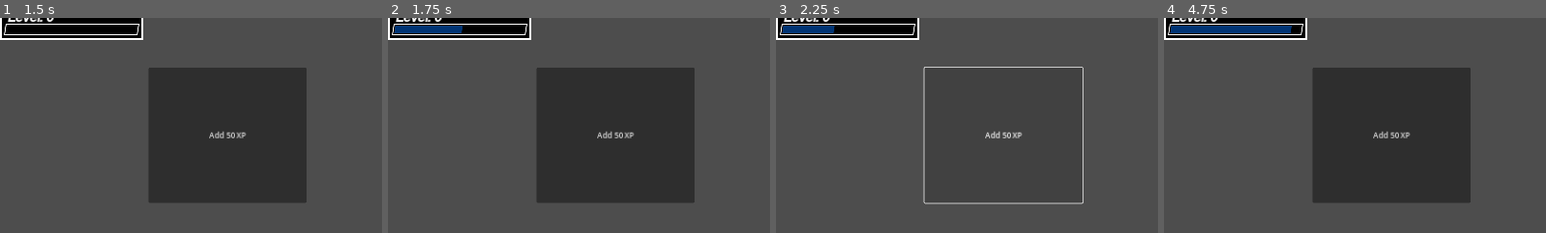
Above: before the commit, frames 1-4 (left to right).
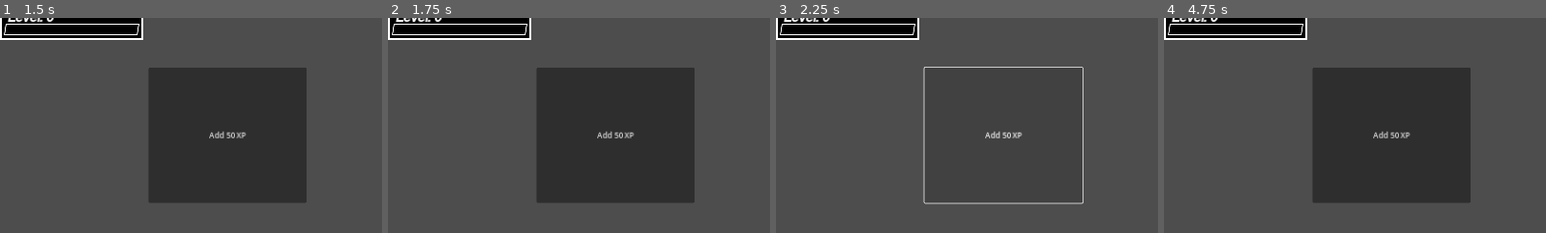
Above: after the commit, the same moments.

Repository: cphase/button-game
Game: Godot game, scene res://main.tscn
Two runs of this game, one before a commit and one after it. Both use one fixed random seed, a clock stepped at 60 frames per second and the inputs below. The engine's default icon, where the game draws it, is replaced by a stand-in: a white triangle on a blue panel in a dark square.
Inputs:
- Up to frame 1 (1.5 s): click "Add 50 XP" at 0.5 s; click "Add 1000 XP" at 1.25 s
- Up to frame 2 (1.75 s): no input
- Up to frame 3 (2.25 s): click "Add 50 XP" at 2 s
- Up to frame 4 (4.75 s): click "Add 1000 XP" at 2.75 s; click "Add 50 XP" at 3.5 s; click "Add 1000 XP" at 4.25 s
The pictures show only the part of the screen within x 0-50%, y 30-80%; the shares and areas given below are measured in that part.

Frame 1 is identical in both runs. In frame 2, 0.6% of the frame differs, in the area x 1-20%, y 3-8%; in frame 3, 0.5%; in frame 4, 1.1%, in the area x 1-34%, y 3-8%.
Error before the commit: Division by zero error in operator '/'. (res://player_level_display.gd:42)

Commit message:
refactoring level and xp animations

Diff:
--- a/level.gd
+++ b/level.gd
@@ -1,6 +1,6 @@
 extends Node
 
-signal leveled_up(level, new_required)
+signal leveled_up(level, old_required, new_required)
 signal xp_changed(old, new)
 
 @export var level = 0
@@ -17,8 +17,7 @@
 		check_level_up()
 
 func check_level_up():
-	while xp > required_xp:
-		var old_level = level
+	while xp >= required_xp:
 		level_up()
 
 func level_up():
@@ -26,7 +25,7 @@
 	previous_required_xp = required_xp
 	required_xp = temp
 	level += 1
-	leveled_up.emit(level, required_xp)
+	leveled_up.emit(level, previous_required_xp, required_xp)
 
 func get_next_required_xp():
 	return ((required_xp - previous_required_xp) * ratio) + required_xp
--- a/player_level_display.gd
+++ b/player_level_display.gd
@@ -3,13 +3,15 @@
 signal xp_growing(xp_position)
 signal xp_stopped()
 
+enum {ANIM_NONE, ANIM_LEVEL, ANIM_NEW_XP, ANIM_XP}
+
+var current_xp = 0
+
 var bar_length = 272
 var old_xp_required = 0
 var xp_required = 100
 var level_queue = []
-var level_animation = false
-var xp_animation = false
-var new_xp_animation
+var anim_status = ANIM_NONE
 var framerate = 12
 var physics_frame_count = 0
 var new_xp_frames = []
@@ -23,53 +25,46 @@
 func _physics_process(delta):
 	physics_frame_count += 1
 	if physics_frame_count >= (1 / delta) / framerate:
-		if xp_animation:
-			animate_xp()
-		elif level_animation:
-			animate_level()
+		match anim_status:
+			ANIM_NEW_XP:
+				animate_new_xp()
+			ANIM_XP:
+				animate_xp()
+			ANIM_LEVEL:
+				animate_level()
 		physics_frame_count = 0
 
 func animate_xp():
-	if new_xp_animation:
-		animate_new_xp()
+	if level_queue.size() > 0:
+		anim_status = ANIM_LEVEL
 	else:
-		$XpBar.size.x = ((xp_frames.pop_front() - old_xp_required) / (xp_required - old_xp_required)) * bar_length
-		if (xp_frames.size() == 0):
-			xp_animation = false
+		anim_status = ANIM_NONE
 
 func animate_new_xp():
-	var length = new_xp_frames.pop_front()
-	$NewXpBar.size.x = ((length - old_xp_required) / (xp_required - old_xp_required)) * bar_length
-	xp_frames.push_back(length)
-	if (new_xp_frames.size() == 0):
-		new_xp_animation = false
+	anim_status = ANIM_XP
 
 func animate_level():
 	$LevelDisplay.text = str("Level: ", level_queue.pop_front())
 	if (level_queue.size() == 0):
-		level_animation = false
+		#SET XP BAR BACK TO 0
+		anim_status = ANIM_NEW_XP
 
 # Called every frame. 'delta' is the elapsed time since the previous frame.
 func _process(delta):
 	pass
 
 func add_xp(old, new):
+	#CHECK THE LEVEL QUEUE
 	generate_xp_frames(old, new)
-	new_xp_animation = true
-	xp_animation = true
 
 func generate_xp_frames(old, new):
 	var frames = framerate / 2
-	var lengths = (old - new) / frames
-	for i in range(1, frames - 1):
-		new_xp_frames.push_back(old + lengths * i)
-	new_xp_frames.push_back(new)
+	#var percentage_per_frame =
 
-func add_level_up(level, new_required):
+func add_level_up(level, old_required, new_required):
 	level_queue.push_back(level)
-	old_xp_required = xp_required
+	old_xp_required = old_required
 	xp_required = new_required
-	level_animation = true
 
 func redraw_xp():
 	pass
